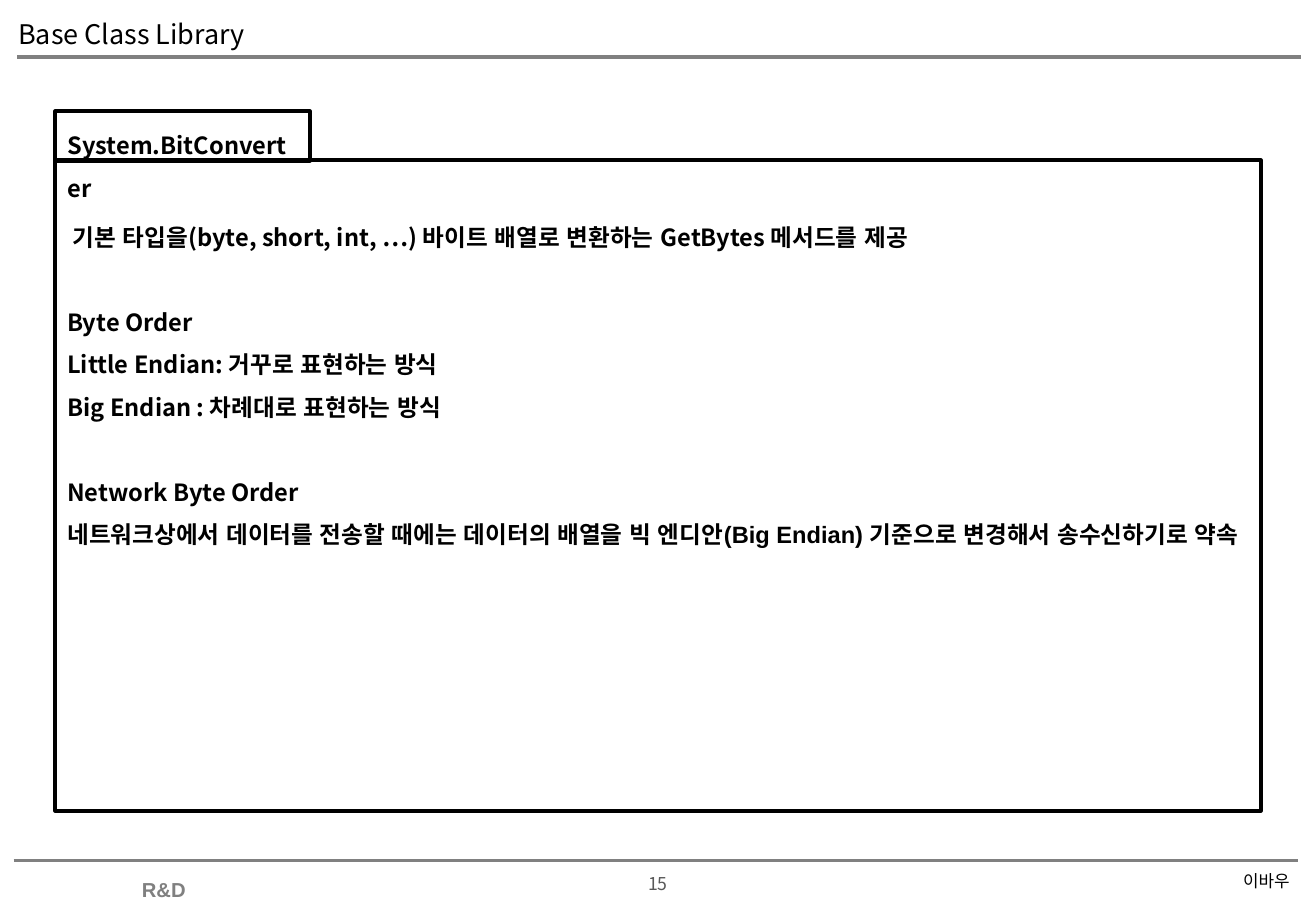
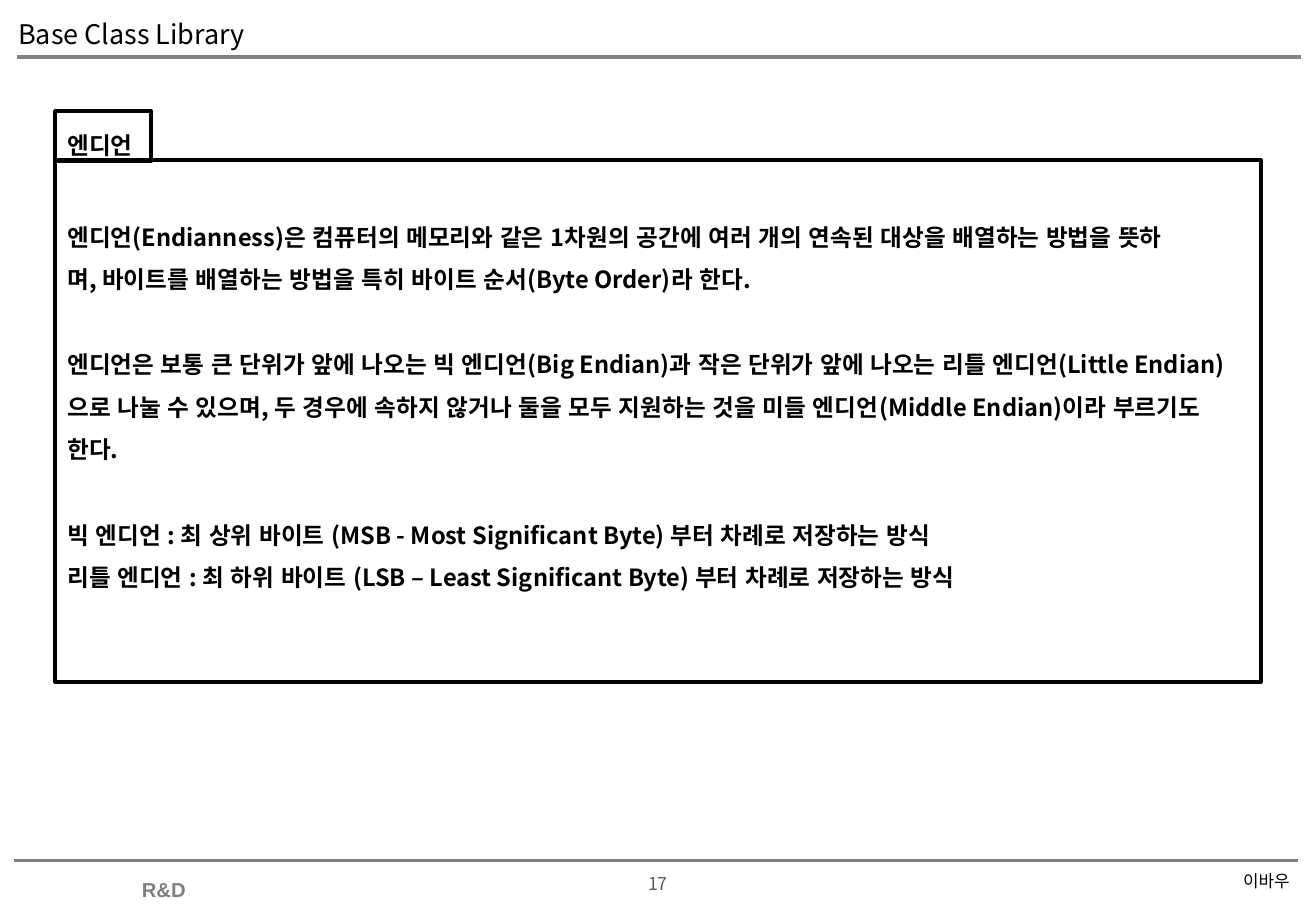
Before and after one commit to soultomind/CSharpStudy, a slide deck: slide 17 of CSharpStudy.Day20200627/Base Class Library.pptx (slide 15 before the commit). Drawn at 1316x911 pixels with LibreOffice and Linux fonts; fonts in the diff are those of the drawing; background and template pictures are left out. Boxes give left, top, right and bottom in pixels: in the first picture for what was removed or moved away, otherwise in the second. Text is boxed around its words. In the diff, an @@ line names an element or a change of style, - is before the commit and + after.

```diff
--- a/CSharpStudy.Day20200627/Base Class Library.pptx
+++ b/CSharpStudy.Day20200627/Base Class Library.pptx
@@ rectangle "엔디언": place and size @@
-rectangle "엔디언" at [56,112,310,162]
+rectangle "엔디언" at [56,112,152,162]
@@ text in rectangle at [67,134,132,160]: text changed @@
-System.BitConverter
+엔디언
@@ rectangle "엔디언(Endianness)은 컴퓨터의 메모리와 같은 1차원의 ...": place and size @@
-rectangle "엔디언(Endianness)은 컴퓨터의 메모리와 같은 1차원의 ..." at [56,160,1261,812]
+rectangle "엔디언(Endianness)은 컴퓨터의 메모리와 같은 1차원의 ..." at [56,160,1261,683]
@@ text in rectangle at [67,226,1224,592]: text changed @@
-기본 타입을(byte, short, int, …) 바이트 배열로 변환하는 GetBytes 메서드를 제공
-Byte Order
-Little Endian: 거꾸로 표현하는 방식
-Big Endian : 차례대로 표현하는 방식
-Network Byte Order
-네트워크상에서 데이터를 전송할 때에는 데이터의 배열을 빅 엔디안(Big Endian) 기준으로 변경해서 송수신하기로 약속
+엔디언(Endianness)은 컴퓨터의 메모리와 같은 1차원의 공간에 여러 개의 연속된 대상을 배열하는 방법을 뜻하
+며, 바이트를 배열하는 방법을 특히 바이트 순서(Byte Order)라 한다.
+엔디언은 보통 큰 단위가 앞에 나오는 빅 엔디언(Big Endian)과 작은 단위가 앞에 나오는 리틀 엔디언(Little Endian)으로 나눌 수 있으며, 두 경우에 속하지 않거나 둘을 모두 지원하는 것을 미들 엔디언(Middle Endian)이라 부르기도 한다.
+빅 엔디언 : 최 상위 바이트 (MSB - Most Significant Byte) 부터 차례로 저장하는 방식
+리틀 엔디언 : 최 하위 바이트 (LSB – Least Significant Byte) 부터 차례로 저장하는 방식
@@ page number at [648,877,668,890]: text changed @@
-15
+17
```
Also in this commit, not shown: 1 other slide changed, 4 slides added, 1 other file.
